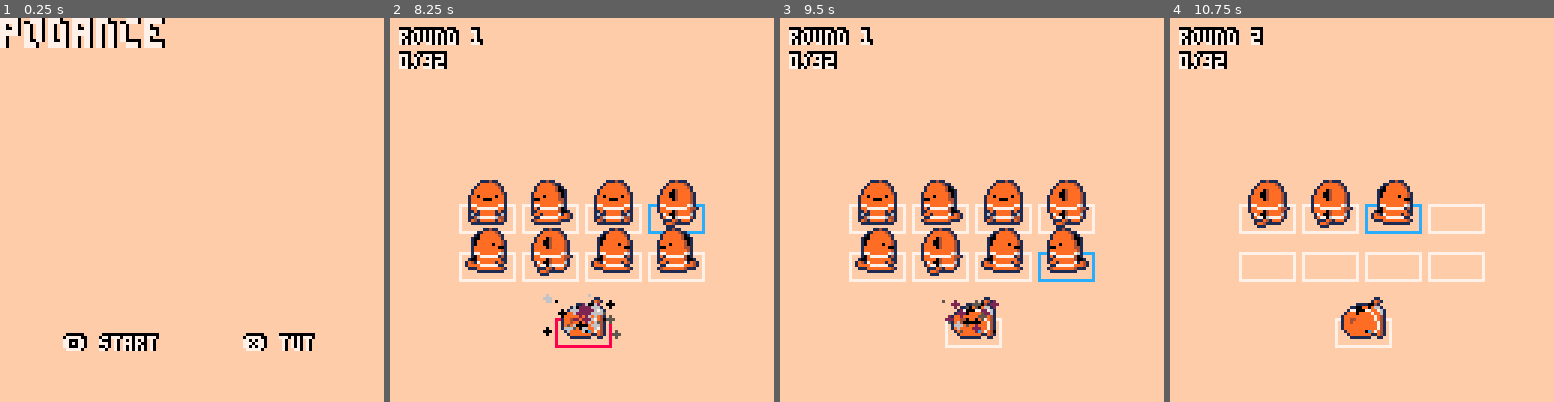
Above: before the commit, frames 1-4 (left to right).
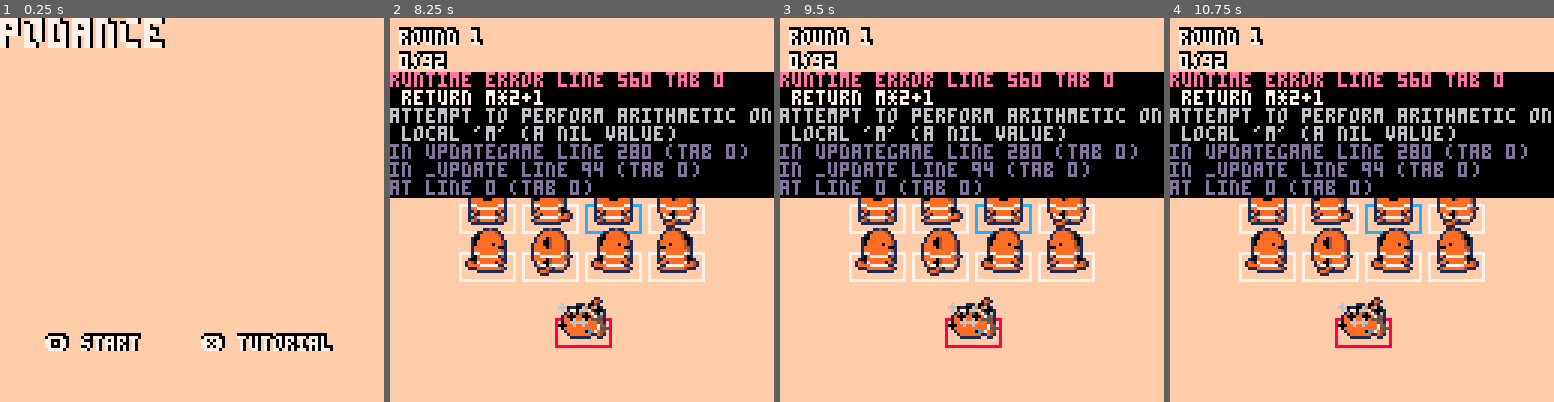
Above: after the commit, the same moments.

Repository: hyongew/pico8
Game: PICO-8 cartridge podance.p8
Two runs of this game, one before a commit and one after it. Both use one fixed random seed, a clock stepped at 60 frames per second and the inputs below.
Inputs:
- Up to frame 1 (0.25 s): no input
- Up to frame 2 (8.25 s): tap X (X key) at 0.33, 1.07, 1.85, 2.97, 4.08, 5.2, 6.32, 7.43 s; tap O (Z key) at 0.7, 1.7, 2.1, 2.5, 2.9, 3.3, 3.7, 4.1, 4.5, 4.9, 5.3, 5.7, 6.1, 6.5, 6.9, 7.3, 7.7, 8.1 s; hold Right 1.6-2.1 s; hold Up 2.15-2.42 s; hold Right 2.47-3.03 s; hold Left 3.08-3.58 s; hold Down 3.63-3.97 s; hold Right 4.02-4.68 s; hold Up 4.73-5.03 s; hold Left 5.08-5.68 s; hold Down 5.73-6.03 s; hold Right 6.08-6.58 s; hold Right 6.63-7.13 s; hold Up 7.18-7.45 s; hold Right 7.5-8.07 s; hold Left from 8.12 s (still down)
- Up to frame 3 (9.5 s): tap O (Z key) at 8.5, 8.9, 9.3 s; tap X (X key) at 8.55 s; release Left at 8.62 s; hold Down 8.67-9 s; hold Right from 9.05 s (still down)
- Up to frame 4 (10.75 s): tap X (X key) at 9.67 s; tap O (Z key) at 9.7, 10.1, 10.5 s; release Right at 9.72 s; hold Up 9.77-10.07 s; hold Left 10.12-10.72 s

The runs differ from the first frame. In frame 1, 2.2% of the frame differs, in the area x 11-87%, y 82-87%; in frame 2, 34%; in frame 3, 34%; in frame 4, 39%, in the area x 0-100%, y 2-86%.
Error after the commit: runtime error line 560 tab 0; return m*2+1; attempt to perform arithmetic on local 'm' (a nil value)

Commit message:
Format code + shorten some variables

Diff:
--- a/podance.p8
+++ b/podance.p8
@@ -12,17 +12,17 @@
 		main,tut,hold,quit,rdy,go,fin
 	]]
 	f=0
-	stage,round,step,score,total=
+	stg,rd,stp,sc,tot=
 	0,0,0,0,0
-	moves,movesets,movesp,movenum=
+	mvs,mvsets,mvsp,mvnum=
 	{},{},nil,1 --[[
-		moves={sp,x,y}
-		movesets={d,hide,flep}
+		mvs={sp,x,y}{}
+		mvsets={d,hide,flep}{}
 	]]
 	instage,correct,sounded=
 	false,nil,false
 	rotanim,animend=
-	{2,3,1,0},24 --#moves*2+8
+	{2,3,1,0},24 --#mvs*2+8
 	csp,csp0=65,65	--curtain anim
 	fmap={3,0,1,0,7,0,5}
 	spd=10
@@ -76,11 +76,11 @@
 		if f<spd*8 then
 			f+=1
 		else
-			moves,movesets,movesp,
-			movenum,round,step,score,f=
+			mvs,mvsets,mvsp,
+			mvnum,rd,stp,sc,f=
 			{},{},nil,1,1,0,0,0
-			stage+=1
-			initmovesets()
+			stg+=1
+			initmvsets()
 			state="go"
 			instage=true
 		end
@@ -110,49 +110,41 @@
 	color(7)
 	if state=="main" then
 		print(big..style..
-			"podance"
-		)
-		print(style..
-			"🅾️ start       ❎ tut",
-			21,106
-		)
+			"podance")
+		print(style..
+			"🅾️ start     ❎ tutorial",
+			15,106)
 
 	elseif state=="tut" then
 		local ms={⬅️,⬆️,➡️,⬇️}
-		local tstep=f\spd+1
+		local tstp=f\spd+1
+		local off=0
 
 		--basics
 		for i=1,4 do
 			local c=
-				tstep==i and 7 or 12
+				(tstp-1)%4+1==i and 12 or 7
 			drawsq(getx(i),gety(i)-28,c)
 			spr(
 				getsp(ms[i]),
 				getx(i),
 				gety(i)-28,
-				2,2
-			)
-			local off=
-				tstep-4==i and 57 or 41
-			spr(ms[i]+off,
+				2,2)
+			off=tstp-4==i and 57 or 41
+			spr(
+				ms[i]+off,
 				getx(i)+4,
 				gety(i)-8)
 		end
 
 		line(
-			getx(1)-4,
-			gety(5)-12,
-			getx(4)+18,
-			gety(5)-12,
-			13
-		)
+			getx(1)-4,gety(5)-12,
+			getx(4)+18,gety(5)-12,
+			13)
 		line(
-			getx(2)+18,
-			gety(5)-8,
-			getx(2)+18,
-			gety(5)+26,
-			13
-		)
+			getx(2)+18,gety(5)-8,
+			getx(2)+18,gety(5)+26,
+			13)
 
 		--curtain
 		local x,y=
@@ -162,29 +154,24 @@
 		drawcurtain(x,y)
 		print(style..
 			"❎ main",
-			49,106,7
-		)
-		off=
-			tstep==8 and 57 or 41
+			49,106,7)
+		off=tstp==8 and 57 or 41
 		spr(
 			⬇️+off,
 			getx(5)+15,
-			gety(5)+18
-		)
+			gety(5)+18)
 
 		--mirror
 		local x,y=
 			getx(7)+11,gety(7)
-		local tstep2=f\(spd*2)+1
-		off=
-			tstep%2==0 and 57 or 41
+		local tstp2=f\(spd*2)+1
+		off=tstp%2==0 and 57 or 41
 		drawsq(x,y,7)
 		rectfill(x-1,y-1,x+15,y+16,6)
 		spr(
-			fmap[getsp(ms[tstep2])]+32,
-			x,y,2,2
-		)
-		spr(ms[tstep2]+off,x+4,y+18)
+			fmap[getsp(ms[tstp2])]+32,
+			x,y,2,2)
+		spr(ms[tstp2]+off,x+4,y+18)
 		rect(x-1,y-1,x+15,y+16,7)
 		spr(13,x,y,2,2)
 
@@ -194,11 +181,11 @@
 		)
 
 	elseif state=="hold" then
-		local ns=stage+1
+		local ns=stg+1
 		local titleset={
 			"",
 			"memorise",
-			"practice",
+			"practise",
 			"all together!"
 		}
 		local x=29
@@ -206,36 +193,31 @@
 		print(style..
 			"stage "..ns..
 			": "..titleset[ns],
-			x,25
-		)
-
-		spr(getsp(⬇️),62,54,2,2)
-		drawcurtain(62,54)
-		spr(getsp(⬆️),54,62,2,2)
+			x,25)
+
+			spr(getsp(⬇️),62,54,2,2)
+			drawcurtain(62,54)
+			spr(getsp(⬆️),54,62,2,2)
 
 		print(style..
 			"🅾️ start      ❎ quit",
-			21,106
-		)
+			21,106)
 
 	elseif state=="quit" then
 		print("quit")
 		print(style..
 			"🅾️ back      ❎ quit",
-			22,106
-		)
+			22,106)
 
 	elseif state=="rdy" then
 		if f<spd*6 then
 			print(big..style..
 				3-f\(spd*2),
-				60,40
-			)
+				60,40)
 		else
 			print(big..style..
 				"go!",
-				54,40
-			)
+				54,40)
 		end
 
 	elseif state=="go" then
@@ -243,11 +225,10 @@
 
 	elseif state=="fin" then
 		print("fin")
-		print("total: "..total)
+		print("total: "..tot)
 		print(style..
 			"🅾️ main",
-			50,106
-		)
+			50,106)
 	end
 end
 -->8
@@ -259,67 +240,63 @@
 		if f%spd==0 then
  		correct=nil
  		sounded=false
-			step+=1
+			stp+=1
 
 			--next round
-			if step==17 then
-				round+=1
-				step,f=1,0
+			if stp==17 then
+				rd+=1
+				stp,f=1,0
 				csp=csp0
 			end
 
- 		if round==#movesets+1 then
+ 		if rd==#mvsets+1 then
  			instage=false
  			return
  		end
 
-			if (step==1) moves={}
+			if (stp==1) mvs={}
 
 			sfx(0)
 
 			--demo move
-			if step<9 then
-				local moveinfo=
-					movesets[round][step]
-
-				add(moves,
+			if stp<9 then
+				local mvinfo=
+					mvsets[rd][stp]
+
+				add(mvs,
 								{
-									sp=getsp(
-										moveinfo.d
-									),
-									x=getx(step),
-									y=gety(step),
-									hide=moveinfo.hide,
-									flep=moveinfo.flep,
+									sp=getsp(mvinfo.d),
+									x=getx(stp),
+									y=gety(stp),
+									hide=mvinfo.hide,
+									flep=mvinfo.flep,
 								})
 			end
 		end
 
 		--user move
-		if step>=9 then
+		if stp>=9 then
 			--input timeframe
 			if f%spd>spdh
 			or f%spd<spdl then
 	 			if correct==nil then
-	 				movesp=checkmove(
-	 					movesets[round]
-	 					[movenum].d
-	 				)
+	 				mvsp=checkmv(
+	 					mvsets[rd][mvnum][d])
 	 			end
 	 		--check input
  			else
  				if correct==true
  				and f%spd==spdl then
- 					score+=1
+ 					sc+=1
  				end
 
  				if correct!=true then
  					checkerr()
- 					movesp=9
+ 					mvsp=9
  				end
 
- 				movenum=step-7
- 				if (movenum==9) movenum=1
+ 				mvnum=stp-7
+ 				if (mvnum==9) mvnum=1
 			end
 
 			--animate curtains
@@ -330,11 +307,11 @@
 	else
 		--init end sequence
 		if f==0 then
-			step=1
-			for move in all(moves) do
-				move.sp=7
-			end
-			movesp=7
+			stp=1
+			for mv in all(mvs) do
+				mv.sp=7
+			end
+			mvsp=7
 			sfx(3)
 			sfx(4)
 		end
@@ -344,43 +321,42 @@
 
 		--rotate the potate
 		if f%fspd==0 then
-			for i,move in pairs(moves)
+			for i,mv in pairs(mvs)
 			do
-				if (step==i*2)	move.dy=-g
-
-				if step>animend then
-					move.sp=7
+				if (stp==i*2)	mv.dy=-g
+
+				if stp>animend then
+					mv.sp=7
 				else
-					move.sp=getsp(
-						rotanim[(move.sp-1)/2+1]
-					)
+					mv.sp=getsp(
+						rotanim[(mv.sp-1)/2+1])
 				end
 			end
 
-			step+=1
+			stp+=1
 		end
 
 		--jump for joy
-		for move in all(moves) do
-			if move.dy
-			and move.dy<=g do
+		for mv in all(mvs) do
+			if mv.dy
+			and mv.dy<=g do
 				--[[	doing it this way
 						because getting strange
 						0.001 or 0.999 values
 						when using decimals	]]
-				local y=move.y*10
-				y+=move.dy
-				move.dy+=fspd*2
-				move.y=ceil(y)/10
+				local y=mv.y*10
+				y+=mv.dy
+				mv.dy+=fspd*2
+				mv.y=ceil(y)/10
 			end
 		end
 
 		--wrap up
 		if f==150 then
-			if stage==#movesets then
+			if stg==#mvsets then
 				state="fin"
 			else
-				total+=score
+				tot+=sc
 				state="hold"
 				f=0
 			end
@@ -403,58 +379,53 @@
 
 
 function drawgame()
-	--print(step)
 	if instage then
 		print(style..
-			"round "..round,
-			3,4
-		)
+			"round "..rd,
+			3,4)
 	else
 		print(style..
-			"round "..round-1,
-			3,4
-		)
+			"round "..rd-1,
+			3,4)
 	end
 	print(style..
-		score.."/32",
-		3,12
-	)
+		sc.."/32",
+		3,12)
 
 	--draw base 2x4 grid
 	for i=1,8 do
 		local c=7
 		if instage
-		and ceil(step%8.1)==i then
+		and ceil(stp%8.1)==i then
 			c=12
 		end
 		drawsq(getx(i),gety(i),c)
 	end
 
 	--draw steps
-	for move in all(moves) do
+	for mv in all(mvs) do
 		local x,y,sp,spshft=
-			move.x,move.y,move.sp,0
+			mv.x,mv.y,mv.sp,0
 
 		--flipped sprite
-		if move.flep then
+		if mv.flep then
 			sp=fmap[sp]
 			spshft=32
 			--mirror base
 			rectfill(
-				x-1,y-1,x+15,y+16,6
-			)
+				x-1,y-1,x+15,y+16,6)
 		end
 
 		--demo move
 		spr(sp+spshft,x,y,2,2)
 
 		--curtain
-		if move.hide then
+		if mv.hide then
 			drawcurtain(x,y,spshft!=0)
 		end
 
 		--mirror surface
-		if move.flep then
+		if mv.flep then
 			rect(x-1,y-1,x+15,y+16,7)
 			spr(13,x,y,2,2)
 		end
@@ -463,8 +434,8 @@
 	--draw player
 	drawsq(57,92,7)
 	if instage
-	and step>=9
-	and movesp then
+	and stp>=9
+	and mvsp then
 		local c=7
 		if correct==nil then
 			c=7
@@ -475,8 +446,8 @@
 		end
 		drawsq(57,92,c)
 	end
-	if movesp then
-		spr(movesp,57,92,2,2)
+	if mvsp then
+		spr(mvsp,57,92,2,2)
 	end
 
 	--draw smoke
@@ -486,34 +457,33 @@
 
  --wrap up
 	if not instage
-	and step>animend then
+	and stp>animend then
 		print(big..style..
 			"stage end!",
-			25,29
-		)
+			25,29)
 	end
 end
 -->8
 --functions
-function initmovesets()
+function initmvsets()
 	for i=1,4 do
-		local moveset={}
+		local mvset={}
 		local repcount=0
 		for j=1,8 do
-			local sel=getrndmove()
-			local prev=moveset[j-1]
+			local sel=getrndmv()
+			local prev=mvset[j-1]
 			if (prev) prev=prev.d
 
 			if sel==prev
 			and repcount==1 then
 				--lower chance of repeats
-				sel=getrndmove()
+				sel=getrndmv()
 			end
 
 			if repcount==2 then
 				--prevent further repeats
 				while sel==prev do
-					sel=getrndmove()
+					sel=getrndmv()
 				end
 			end
 
@@ -523,51 +493,51 @@
 				repcount-=1
 			end
 
-			add(moveset,{d=sel})
+			add(mvset,{d=sel})
 		end
 
 		--add modifiers
 		local hides,fleps={},{}
-		if stage==2 or stage==4 then
-			hides=getmodmoves(i)
-		end
-		if stage==3 or stage==4 then
-			fleps=getmodmoves(i)
+		if stg==2 or stg==4 then
+			hides=getmodmvs(i)
+		end
+		if stg==3 or stg==4 then
+			fleps=getmodmvs(i)
 		end
 
 		for j=1,8 do
 			if intable(hides,j) then
-				moveset[j].hide=true
+				mvset[j].hide=true
 			else
-				moveset[j].hide=false
+				mvset[j].hide=false
 			end
 			if intable(fleps,j) then
-				moveset[j].flep=true
+				mvset[j].flep=true
 			else
-				moveset[j].flep=false
-			end
-		end
-
-		add(movesets,moveset)
-	end
-end
-
-
-function getrndmove()
+				mvset[j].flep=false
+			end
+		end
+
+		add(mvsets,mvset)
+	end
+end
+
+
+function getrndmv()
 	local ms={⬅️,➡️,⬆️,⬇️}
 	return ms[flr(rnd(4))+1]
 end
 
 
-function getmodmoves(n)
+function getmodmvs(n)
 	local nums={1,2,3,4,5,6,7}
-	local modmoves={}
+	local modmvs={}
 	for i=1,n do
 		local sel=flr(rnd(#nums))+1
-		add(modmoves,nums[sel])
+		add(modmvs,nums[sel])
 		deli(nums,sel)
 	end
-	return modmoves
+	return modmvs
 end
 
 
@@ -594,17 +564,17 @@
 end
 
 
-function getx(step)
- return ceil(step%4.1)*21+4
-end
-
-
-function gety(step)
- return (step\4.1+1)*16+38
-end
-
-
-function checkmove(m)
+function getx(stp)
+ return ceil(stp%4.1)*21+4
+end
+
+
+function gety(stp)
+ return (stp\4.1+1)*16+38
+end
+
+
+function checkmv(m)
 	if btnp()>0 then
 		correct=btnp(m)
 		if not btnp(m) then
@@ -614,7 +584,7 @@
 			return getsp(m)
 		end
 	end
-	return movesp
+	return mvsp
 end
 
 
